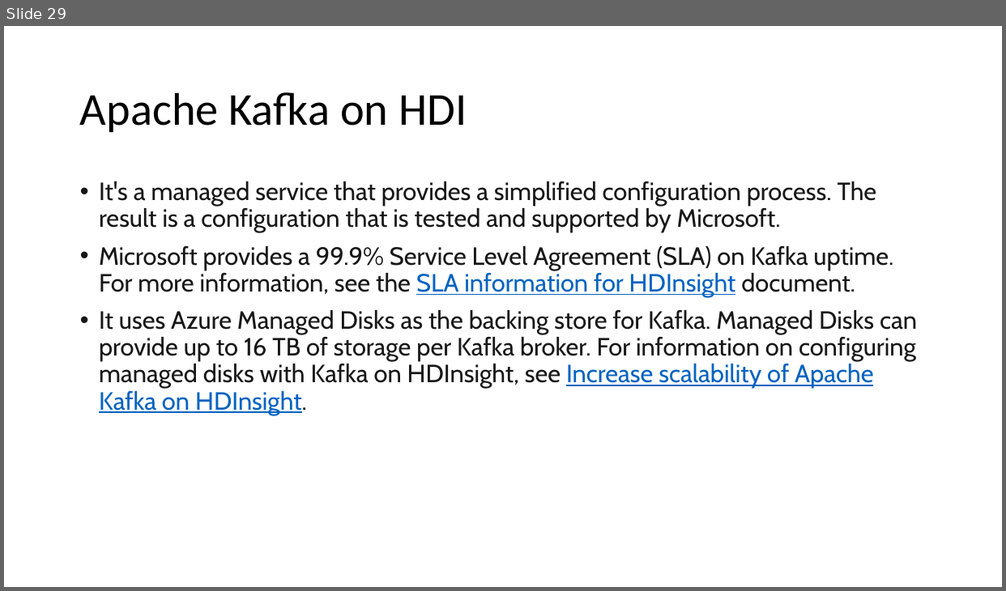
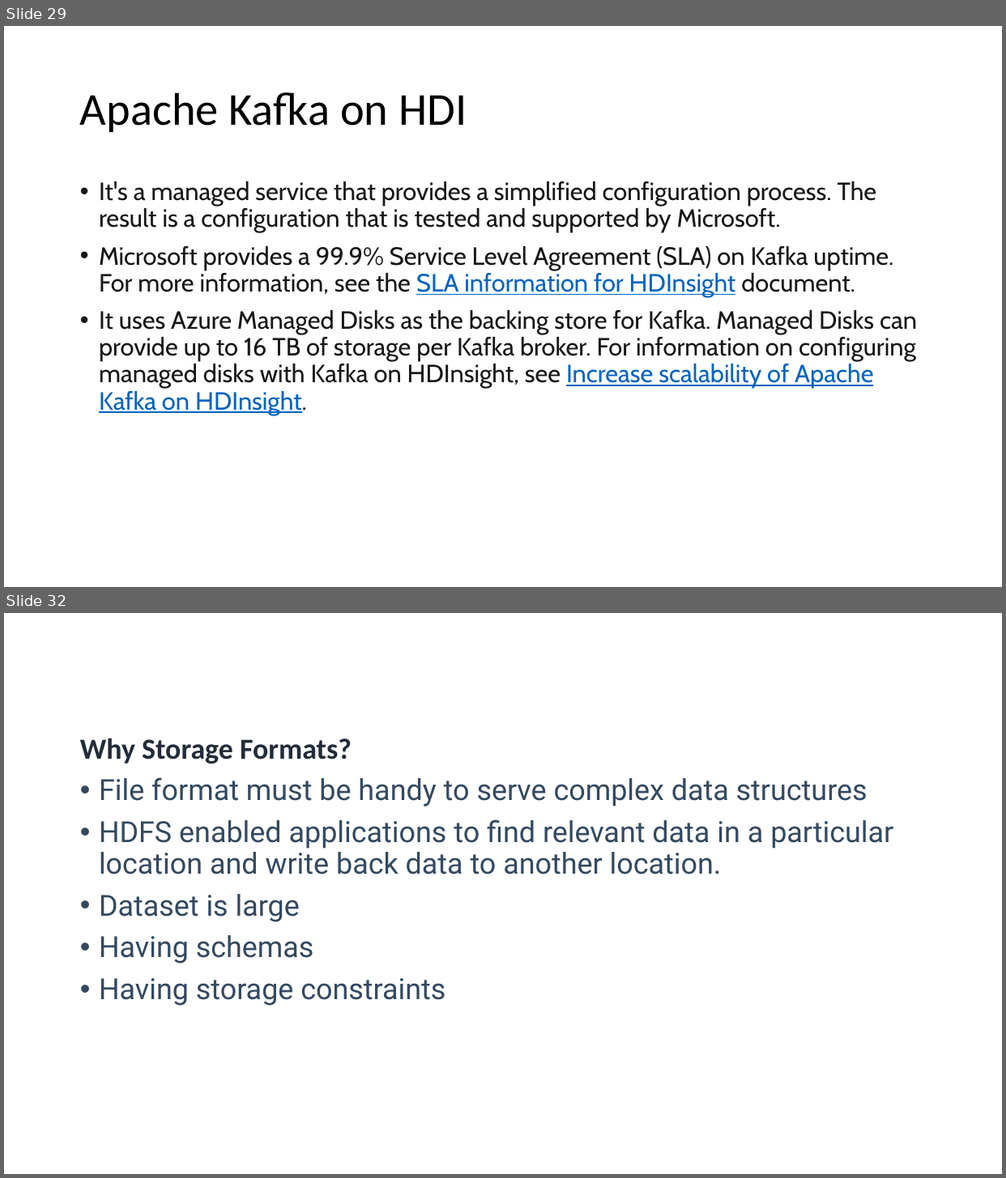
Before and after one commit to imcuteani/Azure_Big_Data_Training, a slide deck: Slides/Big Data Overview.pptx. Shown one above the other, each under a label of ours: slide 29 before the commit, slides 29 and 32 after it; the slides between them are not shown. The pictures are 1006x591 and 1006x1178 pixels, drawn with LibreOffice and Linux fonts; fonts in the diff are those of the drawing. Boxes give left, top, right and bottom in pixels: in the first picture for what was removed or moved away, otherwise in the second. Text is boxed around its words. In the diff, an @@ line names an element or a change of style, - is before the commit and + after.

```diff
--- a/Slides/Big Data Overview.pptx
+++ b/Slides/Big Data Overview.pptx
@@ slide 32 added at <box>4,613,1002,1174</box>, background #FFFFFF @@
@@ text added at <box>80,738,893,1006</box>, 28 pt, text #334960 @@
+Why Storage Formats?
+• File format must be handy to serve complex data structures
+• HDFS enabled applications to find relevant data in a particular location and write back data to another location.
+• Dataset is large
+• Having schemas
+• Having storage constraints
```
Also in this commit, not shown: 19 other slides added, 22 other files.
